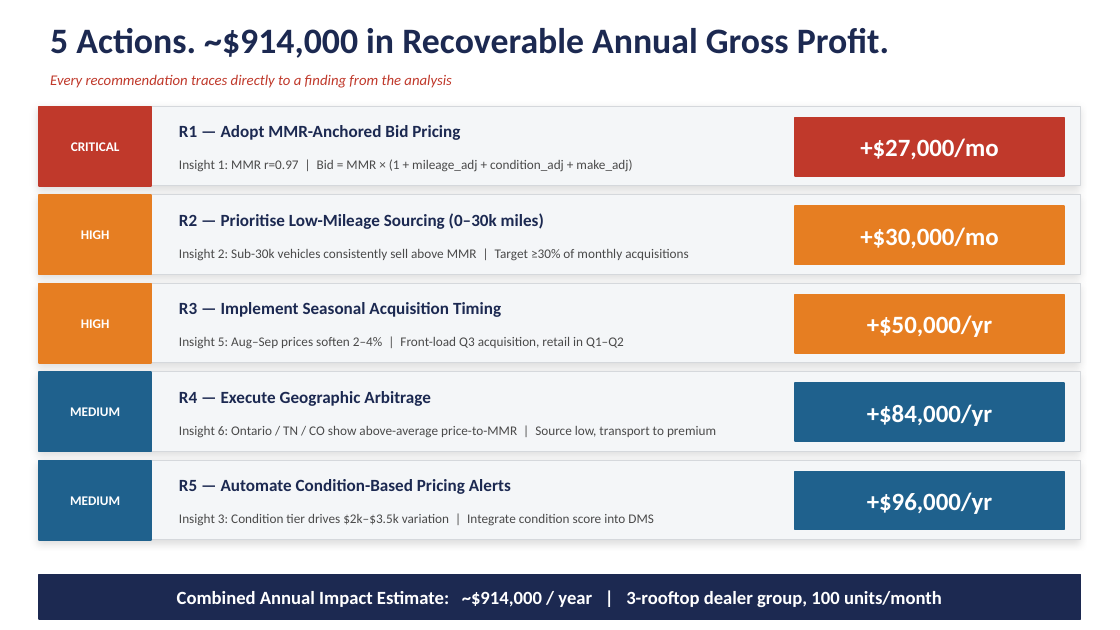
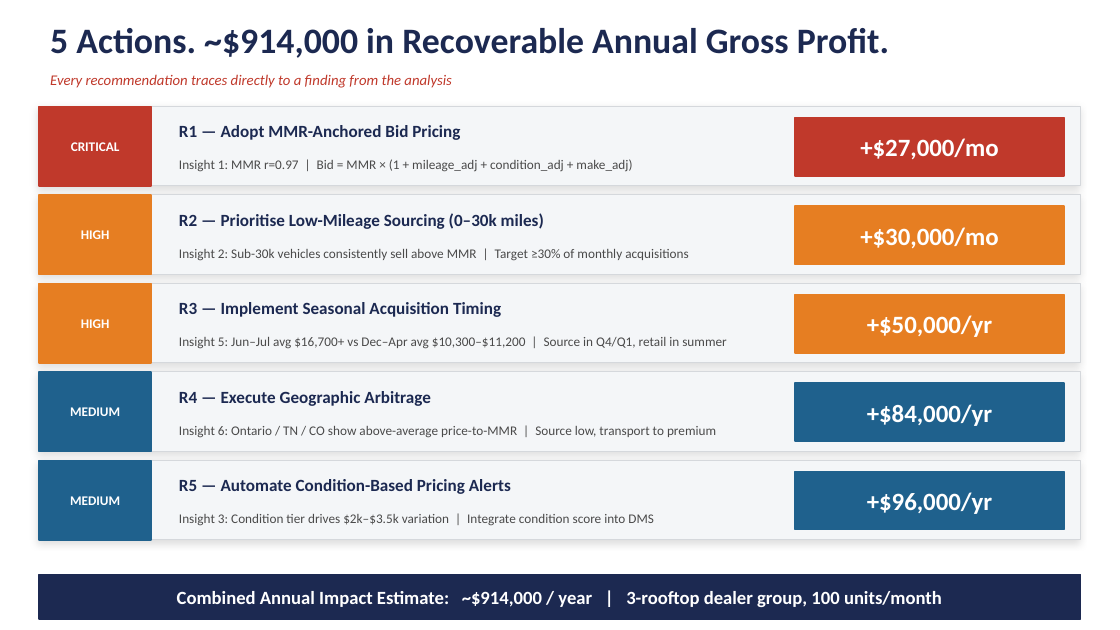
Before and after one commit to Abhinavbajpai30/SectionB_TeamG4_JudgingACarByItsCover, a slide deck: slide 8 of reports/presentation.pptx. Drawn at 1120x630 pixels with LibreOffice and Linux fonts; fonts in the diff are those of the drawing. Boxes give left, top, right and bottom in pixels: in the first picture for what was removed or moved away, otherwise in the second. Text is boxed around its words. In the diff, an @@ line names an element or a change of style, - is before the commit and + after.

```diff
--- a/reports/presentation.pptx
+++ b/reports/presentation.pptx
@@ text at <box>179,337,726,349</box>: text changed @@
-Insight 5: Aug–Sep prices soften 2–4% | Front-load Q3 acquisition, retail in Q1–Q2
+Insight 5: Jun–Jul avg $16,700+ vs Dec–Apr avg $10,300–$11,200 | Source in Q4/Q1, retail in summer
```
Also in this commit, not shown: 6 other slides changed, 3 other files.
